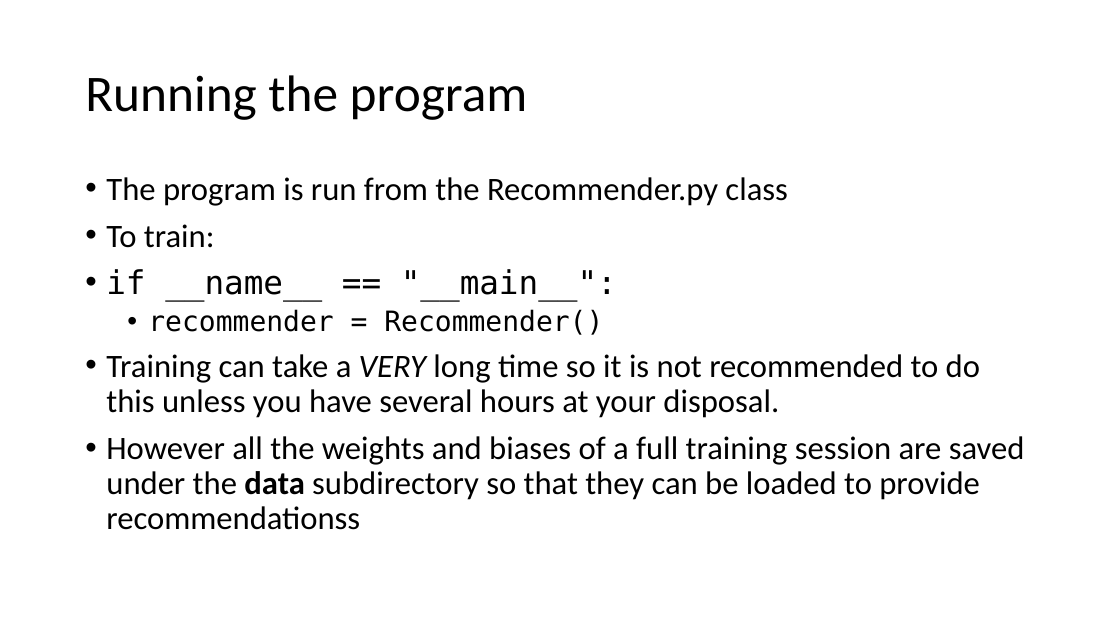
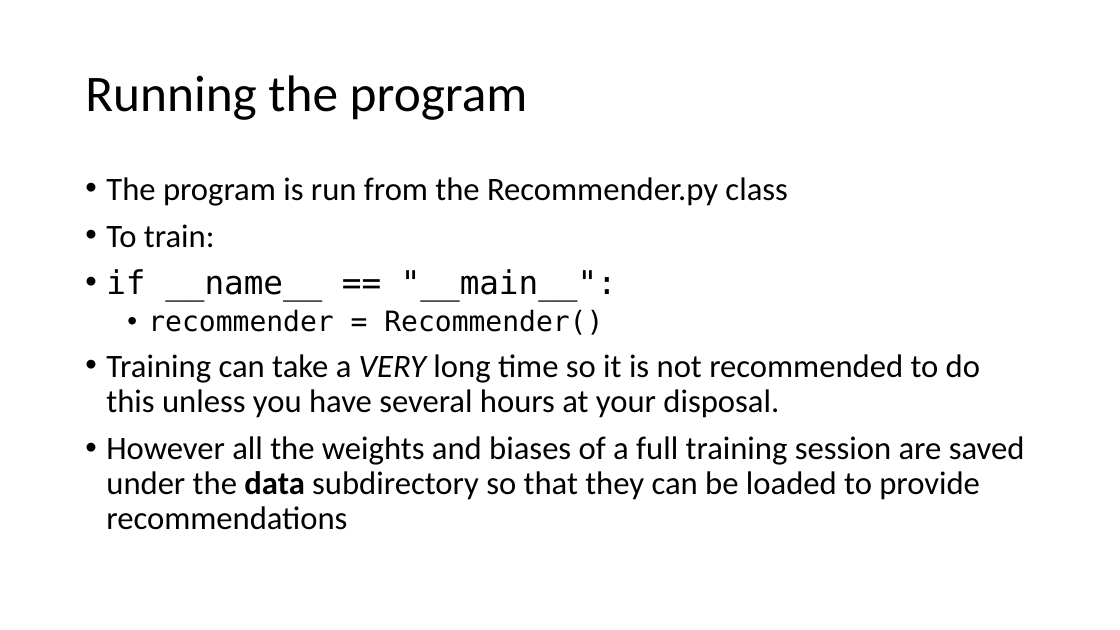
Before and after one commit to julianClayton/Recommender-RBM, a slide deck: slide 12 of rbm_cf.pptx. Drawn at 1120x630 pixels with LibreOffice and Linux fonts; fonts in the diff are those of the drawing. Boxes give left, top, right and bottom in pixels: in the first picture for what was removed or moved away, otherwise in the second. Text is boxed around its words. In the diff, an @@ line names an element or a change of style, - is before the commit and + after.

Commit message:
update pptx

```diff
--- a/rbm_cf.pptx
+++ b/rbm_cf.pptx
@@ text at [106, 436, 1025, 530]: text changed @@
-• However all the weights and biases of a full training session are saved under the data subdirectory so that they can be loaded to provide recommendationss
+• However all the weights and biases of a full training session are saved under the data subdirectory so that they can be loaded to provide recommendations
```
Also in this commit, not shown: 1 other slide changed.
